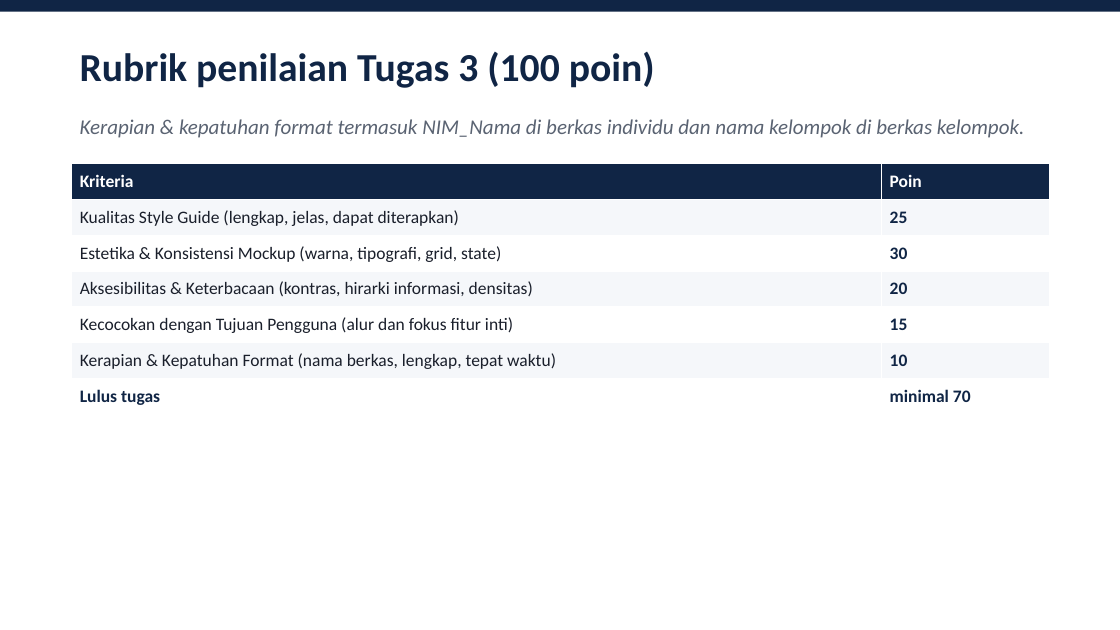
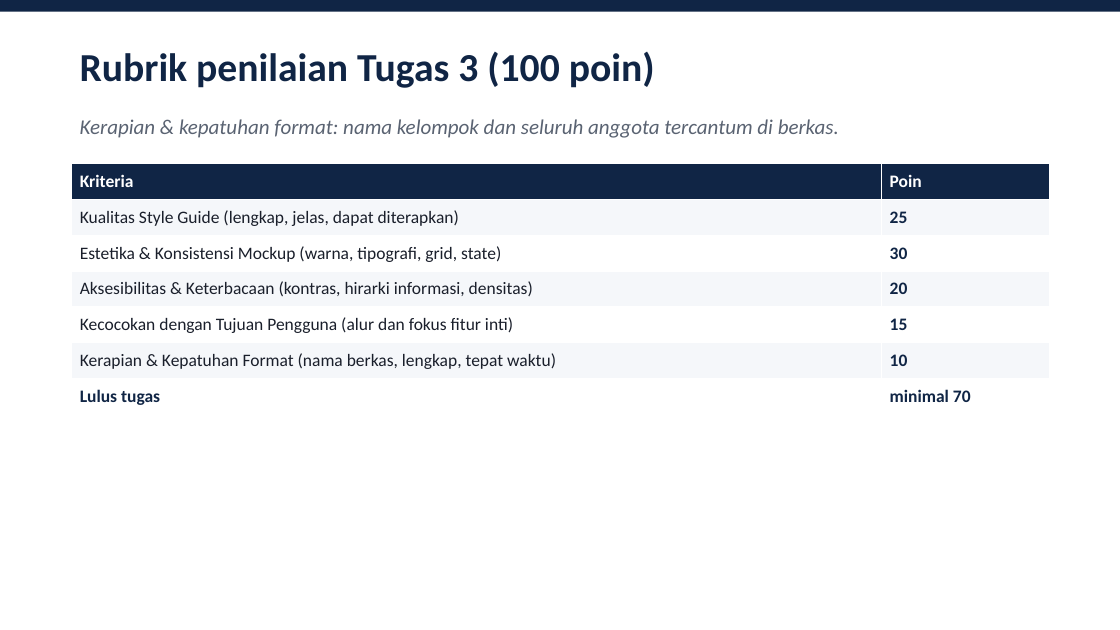
Before and after one commit to neimasilk/ebelajar, a slide deck: slide 22 of ganjil-2026-2027/application-project-1/AP1_A_Pertemuan3_Ganjil2026.pptx (slide 21 before the commit). Drawn at 1120x630 pixels with LibreOffice and Linux fonts; fonts in the diff are those of the drawing. Boxes give left, top, right and bottom in pixels: in the first picture for what was removed or moved away, otherwise in the second. Text is boxed around its words. In the diff, an @@ line names an element or a change of style, - is before the commit and + after.

```diff
--- a/ganjil-2026-2027/application-project-1/AP1_A_Pertemuan3_Ganjil2026.pptx
+++ b/ganjil-2026-2027/application-project-1/AP1_A_Pertemuan3_Ganjil2026.pptx
@@ text at [80, 119, 839, 138]: text changed @@
-Kerapian & kepatuhan format termasuk NIM_Nama di berkas individu dan nama kelompok di berkas kelompok.
+Kerapian & kepatuhan format: nama kelompok dan seluruh anggota tercantum di berkas.
```
Also in this commit, not shown: 5 other slides changed, 1 slide added, 3 other files.
